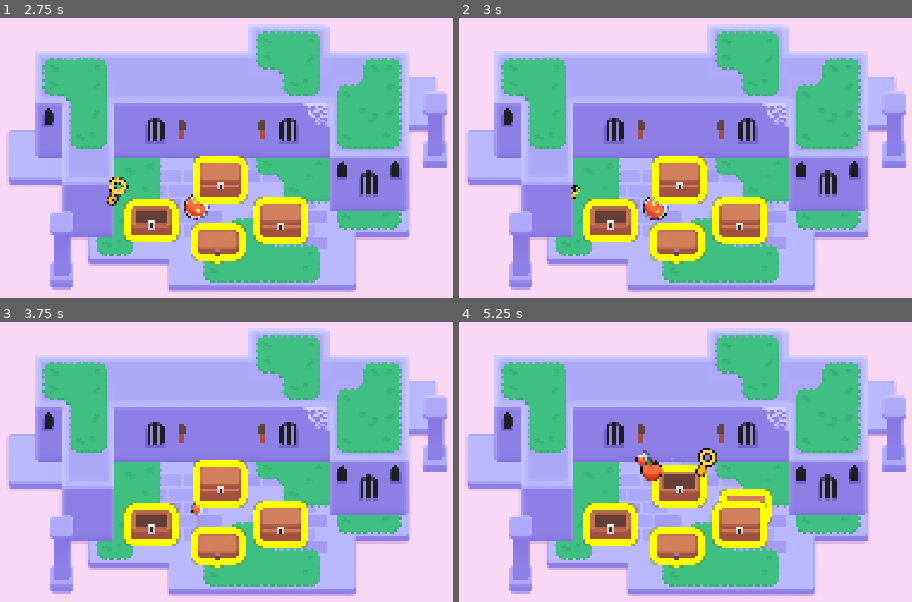
Above: before the commit, frames 1-4 (two rows, left to right).
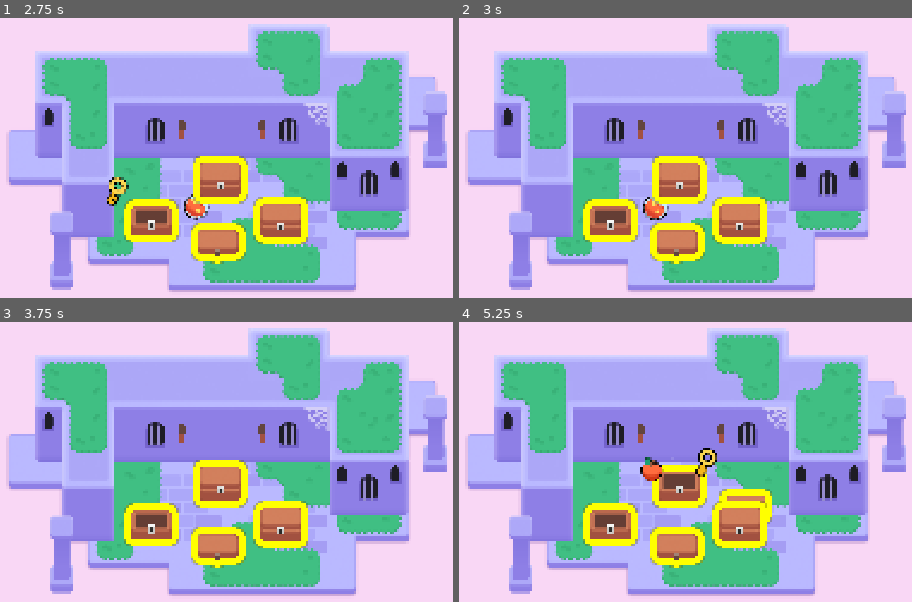
Above: after the commit, the same moments.

Repository: M1kezh1/M6Looting
Game: Godot game, scene res://lessons/mini_dungeon.tscn
Two runs of this game, one before a commit and one after it. Both use one fixed random seed, a clock stepped at 60 frames per second and the inputs below.
Inputs (mouse positions are in pixels of both pictures, inside the frame that each line leads up to):
- Up to frame 1 (2.75 s): tap Enter at 0.5, 2 s; move the mouse to (262, 130) at 0.52 s; hold D (move_right) 0.53-1.28 s; tap Z at 0.6, 1.35, 2.1 s; click (262, 130) at 0.67 s; tap Space at 0.77, 1.25, 1.52 s; move the mouse to (181, 130) at 1.27 s; hold S (move_down) 1.28-2.03 s; click (181, 130) at 1.42 s; move the mouse to (149, 219) at 2.02 s; hold D (move_right) from 2.03 s (still down); click (149, 219) at 2.17 s
- Up to frame 2 (3 s): move the mouse to (572, 191) at 2.77 s; release D (move_right) at 2.78 s; hold W (move_up) from 2.78 s (still down); tap Z at 2.85 s; click (572, 191) at 2.92 s
- Up to frame 3 (3.75 s): tap Space at 3.02, 3.5 s; move the mouse to (199, 506) at 3.52 s; release W (move_up) at 3.53 s; hold A (move_left) from 3.53 s (still down); tap Z at 3.6 s; click (199, 506) at 3.67 s
- Up to frame 4 (5.25 s): tap Space at 3.77, 4.52 s; tap Enter at 4.25 s; move the mouse to (680, 484) at 4.27 s; tap Z at 4.35, 5.1 s; click (680, 484) at 4.42 s; move the mouse to (653, 467) at 5.02 s; release A (move_left) at 5.03 s; hold S (move_down) from 5.03 s (still down); click (653, 467) at 5.17 s

Frame 1 is identical in both runs. In frame 2, less than 0.1% of the frame differs, in the area x 24-27%, y 59-65%; in frame 3, less than 0.1%; in frame 4, 0.1%, in the area x 38-43%, y 45-52%.
Error after the commit: Invalid access to property or key 'list' on a base object of type 'null instance'. (res://addons/gdpractice/db/db.gd:37)

Commit message:
M6L9 Remake

Diff:
--- a/lessons/items/item.gd
+++ b/lessons/items/item.gd
@@ -24,7 +24,5 @@
 	)
 
 	if event_is_mouse_click:
-		var tween := create_tween()
-		tween.set_trans(Tween.TRANS_CUBIC).set_ease(Tween.EASE_OUT)
-		tween.tween_property(get_node("Sprite2D"), "scale", Vector2(0.0, 0.0), 0.3)
-		tween.finished.connect(queue_free)
+		queue_free()
+		print("Clicked")
--- a/project.godot
+++ b/project.godot
@@ -18,7 +18,6 @@
 [autoload]
 
 UITestPanel="*res://addons/gdpractice/tester/ui_test_panel.tscn"
-Metadata="*res://addons/gdpractice/practice_solutions/metadata.gd"
 
 [display]
 
